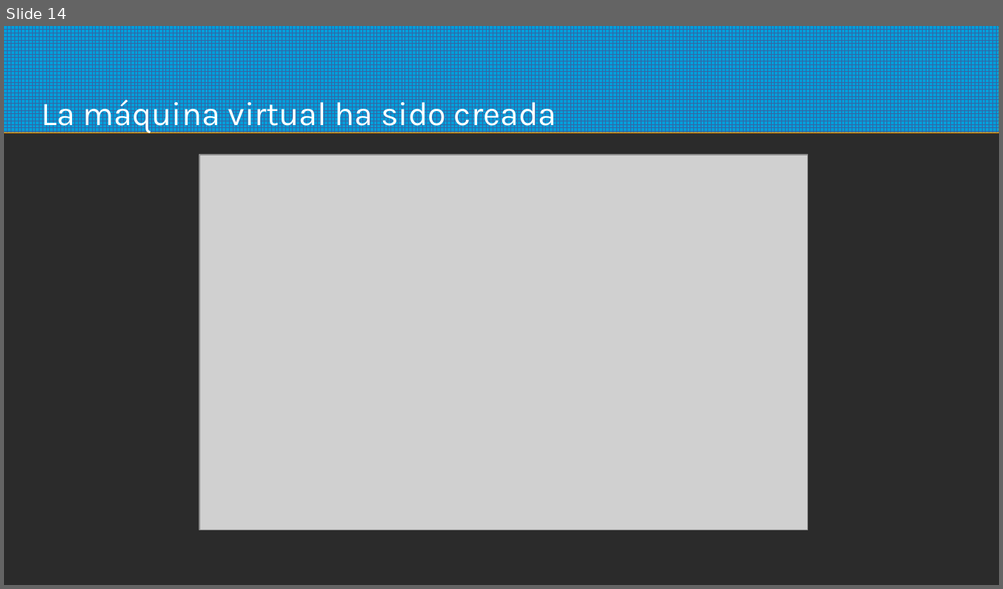
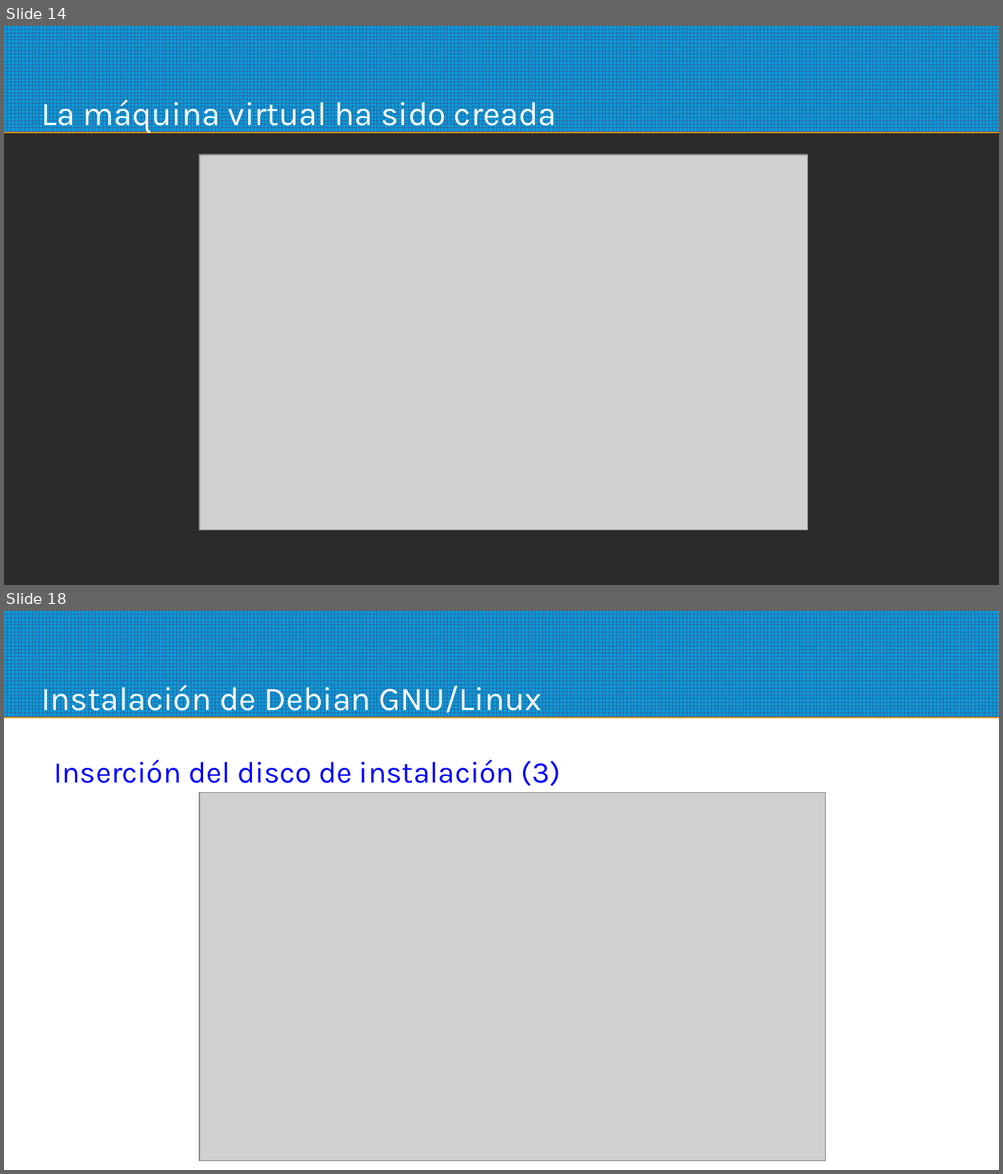
Before and after one commit to sotrteacher/dirtywork, a slide deck: UNIDAD00/01_Entorno_de_Desarrollo/01_Entorno_de_Desarrollo.pptx. Shown one above the other, each under a label of ours: slide 14 before the commit, slides 14 and 18 after it; the slides between them are not shown. The pictures are 1003x589 and 1003x1174 pixels, drawn with LibreOffice and Linux fonts; fonts in the diff are those of the drawing; grey boxes stand for pictures; background and template pictures are left out; a plain dark background stands for a picture behind light text. Boxes give left, top, right and bottom in pixels: in the first picture for what was removed or moved away, otherwise in the second. Text is boxed around its words. In the diff, an @@ line names an element or a change of style, - is before the commit and + after.

```diff
--- a/UNIDAD00/01_Entorno_de_Desarrollo/01_Entorno_de_Desarrollo.pptx
+++ b/UNIDAD00/01_Entorno_de_Desarrollo/01_Entorno_de_Desarrollo.pptx
@@ slide 18 added at (x1=4, y1=611, x2=999, y2=1170), background picture (left out); not listed: 1 template element that a slide beside it also shows @@
@@ text added at (x1=41, y1=680, x2=542, y2=719), 26.6 pt, text #FFFFFF @@
+Instalación de Debian GNU/Linux
@@ text added at (x1=54, y1=760, x2=560, y2=786), 24 pt, text #0000FF @@
+Inserción del disco de instalación (3)
@@ picture added at (x1=200, y1=793, x2=826, y2=1162) @@
```
Also in this commit, not shown: 2 slides changed, 18 other slides added, 37 other files.
